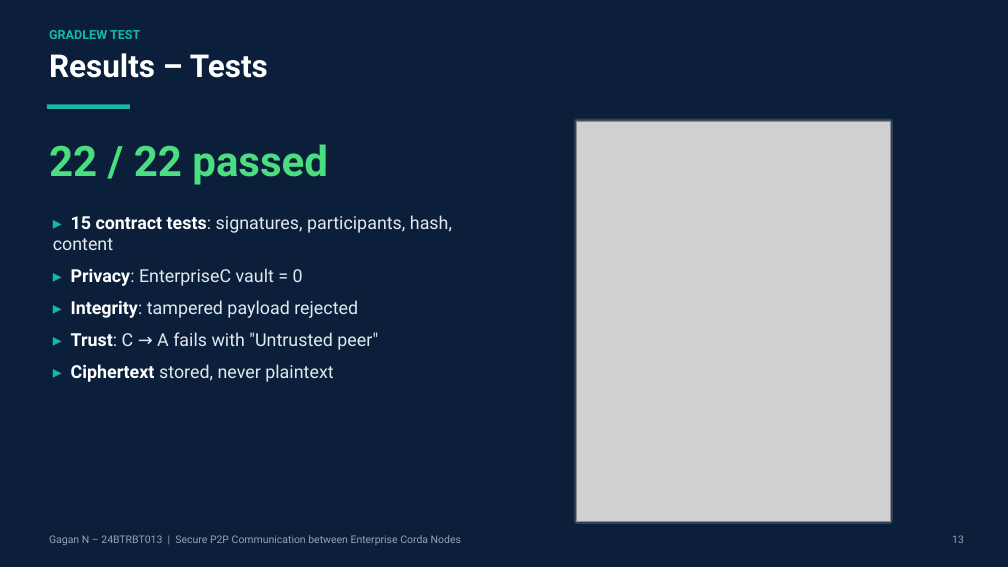
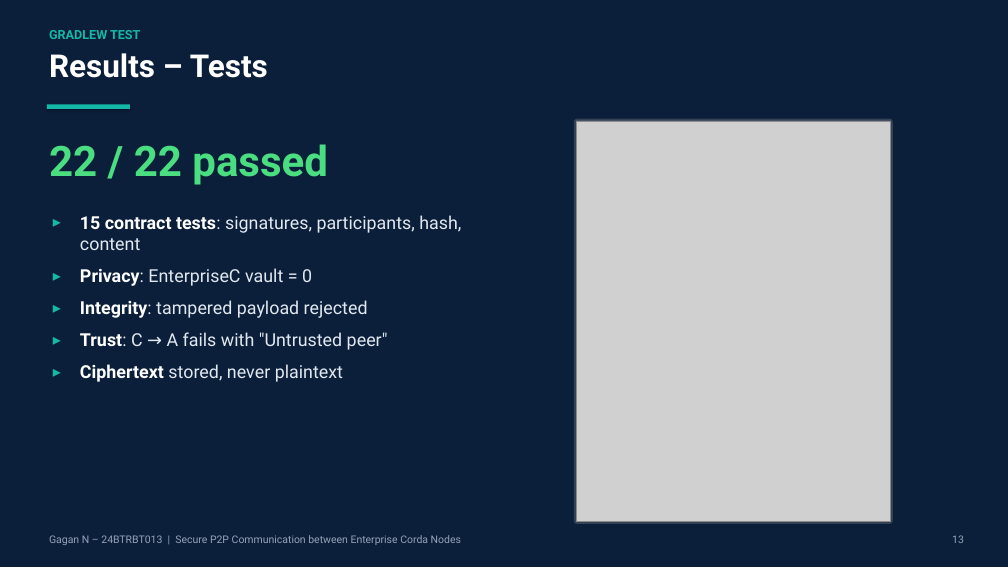
Before and after one commit to Momo-1628/secure-p2p-corda-nodes, a slide deck: slide 13 of ppt/Topic12_Secure_P2P_Corda_24BTRBT013.pptx. Drawn at 1008x567 pixels with LibreOffice and Linux fonts; fonts in the diff are those of the drawing; grey boxes stand for pictures. Boxes give left, top, right and bottom in pixels: in the first picture for what was removed or moved away, otherwise in the second. Text is boxed around its words. In the diff, an @@ line names an element or a change of style, - is before the commit and + after.

```diff
--- a/ppt/Topic12_Secure_P2P_Corda_24BTRBT013.pptx
+++ b/ppt/Topic12_Secure_P2P_Corda_24BTRBT013.pptx
@@ text at (x1=80, y1=215, x2=461, y2=382): text changed @@
-▸ 15 contract tests: signatures, participants, hash, content
-▸ Privacy: EnterpriseC vault = 0
-▸ Integrity: tampered payload rejected
-▸ Trust: C → A fails with "Untrusted peer"
-▸ Ciphertext stored, never plaintext
+▸ 15 contract tests: signatures, participants, hash, content
+▸ Privacy: EnterpriseC vault = 0
+▸ Integrity: tampered payload rejected
+▸ Trust: C → A fails with "Untrusted peer"
+▸ Ciphertext stored, never plaintext
```
Also in this commit, not shown: 15 other slides changed, 2 other files.
